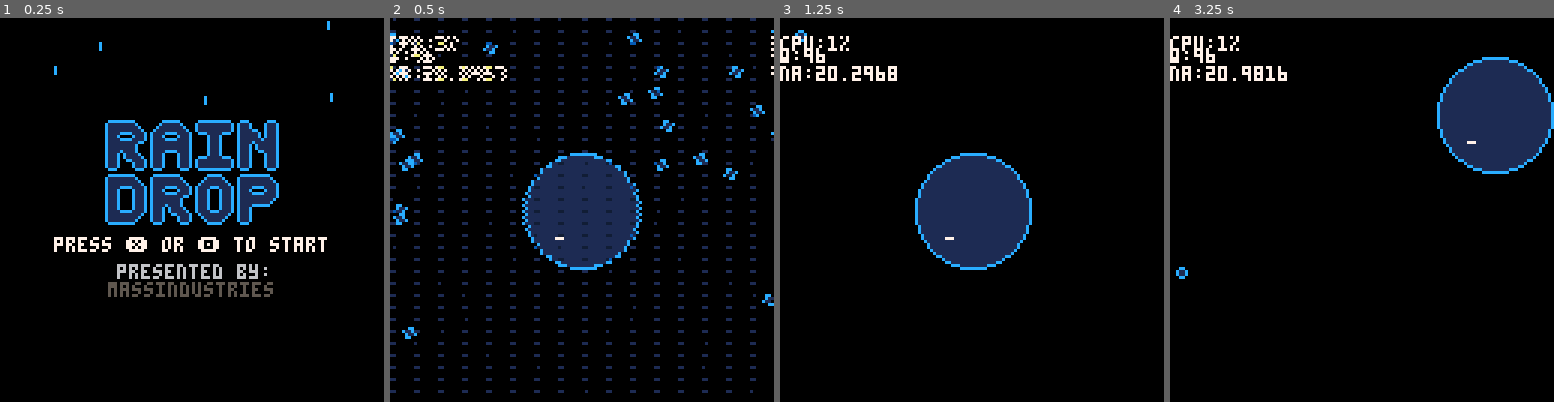
Above: before the commit, frames 1-4 (left to right).
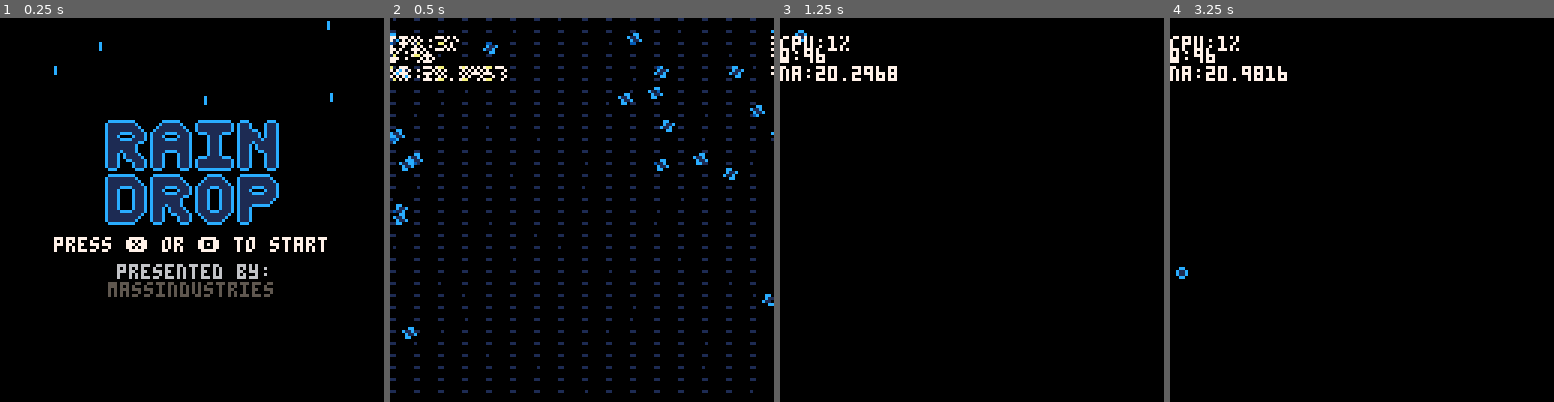
Above: after the commit, the same moments.

Repository: abemassry/rain-drop
Game: PICO-8 cartridge raindrop1.p8
Two runs of this game, one before a commit and one after it. Both use one fixed random seed, a clock stepped at 60 frames per second and the inputs below.
Inputs:
- Up to frame 1 (0.25 s): no input
- Up to frame 2 (0.5 s): tap X (X key) at 0.33 s
- Up to frame 3 (1.25 s): tap O (Z key) at 0.7 s; tap X (X key) at 1.07 s
- Up to frame 4 (3.25 s): hold Right 1.6-2.1 s; tap O (Z key) every 0.4 s from 1.7 to 2.9 s; tap X (X key) at 1.85, 2.97 s; hold Up 2.15-2.42 s; hold Right 2.47-3.03 s; hold Left from 3.08 s (still down)

Frame 1 is identical in both runs. In frame 2, 7.3% of the frame differs, in the area x 34-66%, y 35-66%; in frame 3, 7.3%; in frame 4, 7.3%.

Commit message:
take damage, sfx, start on damage from girder

Diff:
--- a/raindrop1.p8
+++ b/raindrop1.p8
@@ -24,7 +24,6 @@
 	dodge_state = 0
 	drone_dodge_state = 0
 	one_up_hit = 0
-	critical_hit = 0
 	one_up_explode = 0
 	explode_animation = 0
 	offset = 0
@@ -98,17 +97,29 @@
 end
 
 function draw_circle(x, y, r, direction)
-	circfill(x, y, r, 1)
-	circ(x, y, r, 12)
-	offset = flr(r/2)
-	offset2 = 0
-	if r > 18 then
-		offset2 = 1
-	end
-	if direction == 1 then
-		line(x - offset, y + offset, x - offset + 1 + offset2, y + offset, 7)
+	local draw = 1
+	if hit_token < 100 and (hit_token % 2 == 0 or hit_token % 3 == 0) then
+		draw = 0
+		--circfill(x, y, r, 0)
 	else
-		line(x + offset, y + offset, x + offset - 1 - offset2, y + offset, 7)
+		draw = 1
+	end
+	if draw == 1 then
+
+		circfill(x, y, r, 1)
+		circ(x, y, r, 12)
+
+		offset = flr(r/2)
+		offset2 = 0
+		if r > 18 then
+			offset2 = 1
+		end
+		if direction == 1 then
+			line(x - offset, y + offset, x - offset + 1 + offset2, y + offset, 7)
+		else
+			line(x + offset, y + offset, x + offset - 1 - offset2, y + offset, 7)
+		end
+
 	end
 end
 
@@ -289,9 +300,7 @@
 				if (btn(➡️)) then
 					self.direction = 2
 				end
-				if critical_hit == 0 then
-					draw_circle(self.x, self.y, self.radius, self.direction)
-				end
+				draw_circle(self.x, self.y, self.radius, self.direction)
 					-- self.explode_t = draw_one_up_explode(self.x, self.y, self.radius, self.direction, self.explode_t)
 				if (btn(⬇️) and self.exhaust == 1) then
 					add_new_exhaust(self.x, self.y, self.radius)
@@ -390,7 +399,11 @@
 	elseif weight >= 75 then
 		return 4 + accel
 	else
-		return 0
+		if one_up.stage == 0 then
+			return 0
+		else
+			return 1
+		end
 	end
 end
 
@@ -667,11 +680,11 @@
 			animate_clouds()
 			cloud_token = 0
 		end
-		if dodge_state == 1 and girder_token > 50 then
+		if dodge_state == 1 and girder_token > 50 and negative_altitude > 130 and one_up.weight > 25 then
 			add_new_girder()
 			girder_token = 0
 		end
-		if drone_token > 50 and negative_altitude > 30 and negative_altitude < 100 then
+		if drone_token > 50 and negative_altitude > 30 and negative_altitude < 100 and one_up.weight > 25 then
 			add_new_drone()
 			sfx(20)
 			drone_token = 0
@@ -685,26 +698,26 @@
 
 		if one_up_hit == 1 and hit_token > 100 then
 			if one_up.weight < 30 then
-				-- pause here
-				critical_hit = 1
+				-- TODO: pause here
 				negative_altitude-=15
+				for g in all(girders) do
+					g:remove()
+				end
+
+				for d in all(drones) do
+					d:remove()
+				end
+
+				for dr in all(droplets) do
+					dr:remove()
+				end
 			end
 			one_up.weight = one_up.weight / 2
 			one_up_hit = 0
 			hit_token = 0
 			one_up_explode = 1
 			draw_one_up_explode(one_up.x, one_up.y, one_up.radius, 0, 0)
-			for g in all(girders) do
-				g:remove()
-			end
-
-			for d in all(drones) do
-				d:remove()
-			end
-
-			for dr in all(droplets) do
-				dr:remove()
-			end
+			sfx(9)
 		end
 
 
Not shown, changed: the sound effects (__sfx__) section of raindrop1.p8
Not shown, changed: todo.txt
